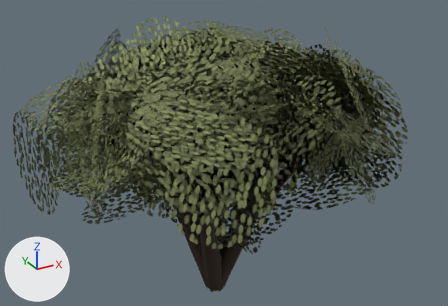
One commit to the glTF model art-src/blender/exports/caral/vegetation/caral_pacae_lod0.glb: the scene before it, then after it.
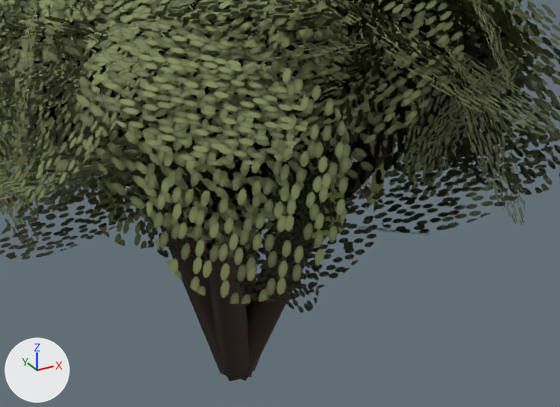
There are two pictures of each version: one whole from a 50 mm camera at (-1.27, -2.4, 1.85) aimed at (0.05, -0.01, 0.66), one close up on the part from 19% to 88% of the width and 26% to 100% of the height. Every picture has the same lights, and +X, +Y and +Z are marked at lower left. The older version's two pictures come first.

Objects in the first close-up: 'GEO-Kit_pacae_LOD0'.
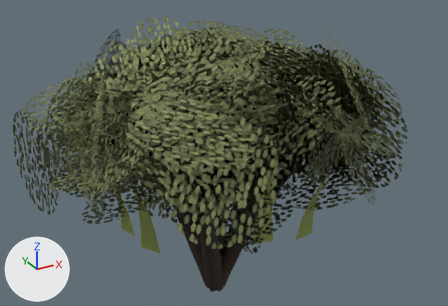
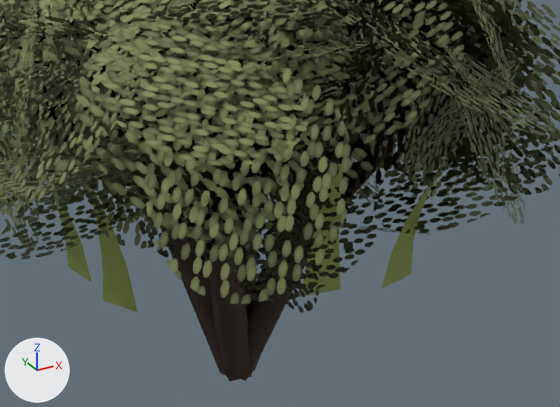
Pixel boxes (x1, y1, x2, y2) of what changed, in the close-ups (560 x 407 px; the box of a moved part takes in the faces that stretch with it):
part 1 of me_geo_kit_pacae_lod0, moved or reshaped (not visible afterwards)
    before: (86, 125, 126, 218)
part 2 of me_geo_kit_pacae_lod0, moved or reshaped (not visible afterwards)
    before: (312, 128, 351, 239)
part 3 of me_geo_kit_pacae_lod0, moved or reshaped (not visible before)
    after: (42, 171, 92, 282)
part 4 of me_geo_kit_pacae_lod0, moved or reshaped (not visible before)
    after: (89, 188, 138, 312)
part 5 of me_geo_kit_pacae_lod0, moved or reshaped
    before: (366, 118, 397, 210)
    after: (300, 164, 343, 297)
part 6 of me_geo_kit_pacae_lod0, moved or reshaped (not visible before)
    after: (382, 186, 432, 288)

What the commit changed:
me_geo_kit_pacae_lod0 has 1610 vertices, 900 faces and spans x -0.95..0.97, y -1.03..1.04, z -0.1..1.37.
me_geo_kit_pacae_lod0 is used by ob_geo_kit_pacae_lod0; location (0.0, 0.0, 0.0).
me_geo_kit_pacae_lod0 part 1: the loose piece of 8 vertices spanning x -0.49..-0.41, y -0.22..-0.14, z 0.61..0.87 is turned -164.9 degrees about the z axis through its middle and scaled by 1.15, then moved by (0.95, 0.55, -0.04).
me_geo_kit_pacae_lod0 part 2: the loose piece of 8 vertices spanning x -0.06..0.03, y -0.55..-0.48, z 0.58..0.89 is turned 170.6 degrees about the z axis through its middle and scaled by 1.16, then moved by (0.14, 1.16, -0.04).
me_geo_kit_pacae_lod0 part 3: the loose piece of 8 vertices spanning x 0.32..0.39, y -0.06..0.03, z 0.51..0.78 is turned -163.6 degrees about the z axis through its middle and scaled by 1.15, then moved by (-0.9, -0.12, -0.06).
me_geo_kit_pacae_lod0 part 4: the loose piece of 8 vertices spanning x -0.25..-0.17, y 0.27..0.36, z 0.5..0.8 is turned 87.1 degrees about the z axis through its middle and scaled by 1.16, then moved by (-0.27, -0.6, -0.06).
me_geo_kit_pacae_lod0 part 5: the loose piece of 8 vertices spanning x 0.16..0.24, y -0.43..-0.34, z 0.57..0.88 is turned -36.7 degrees about the z axis through its middle and scaled by 1.16, then moved by (-0.3, -0.2, -0.04).
me_geo_kit_pacae_lod0 part 6: the loose piece of 8 vertices spanning x -0.05..0.04, y 0.45..0.52, z 0.55..0.79 is scaled about its middle by (-1.09, -1.13, 1.16), then moved by (0.13, -1.11, -0.05).
